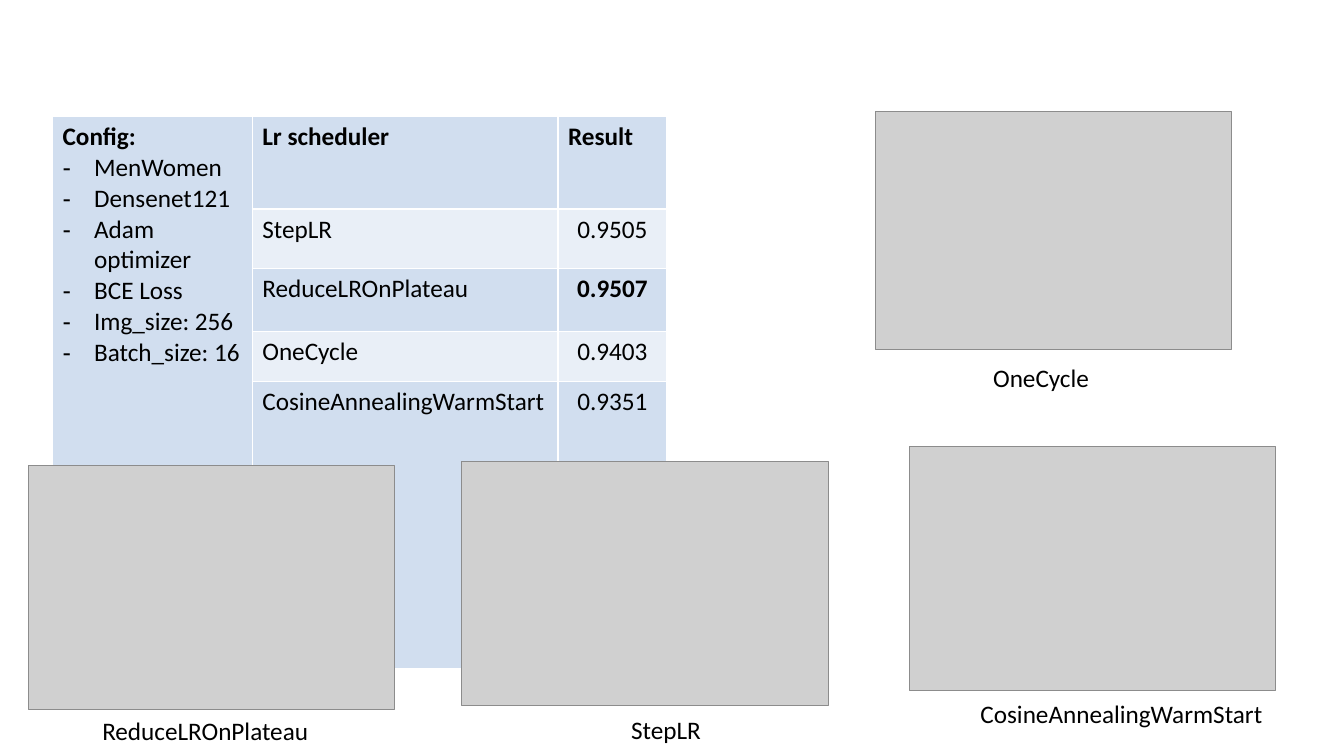
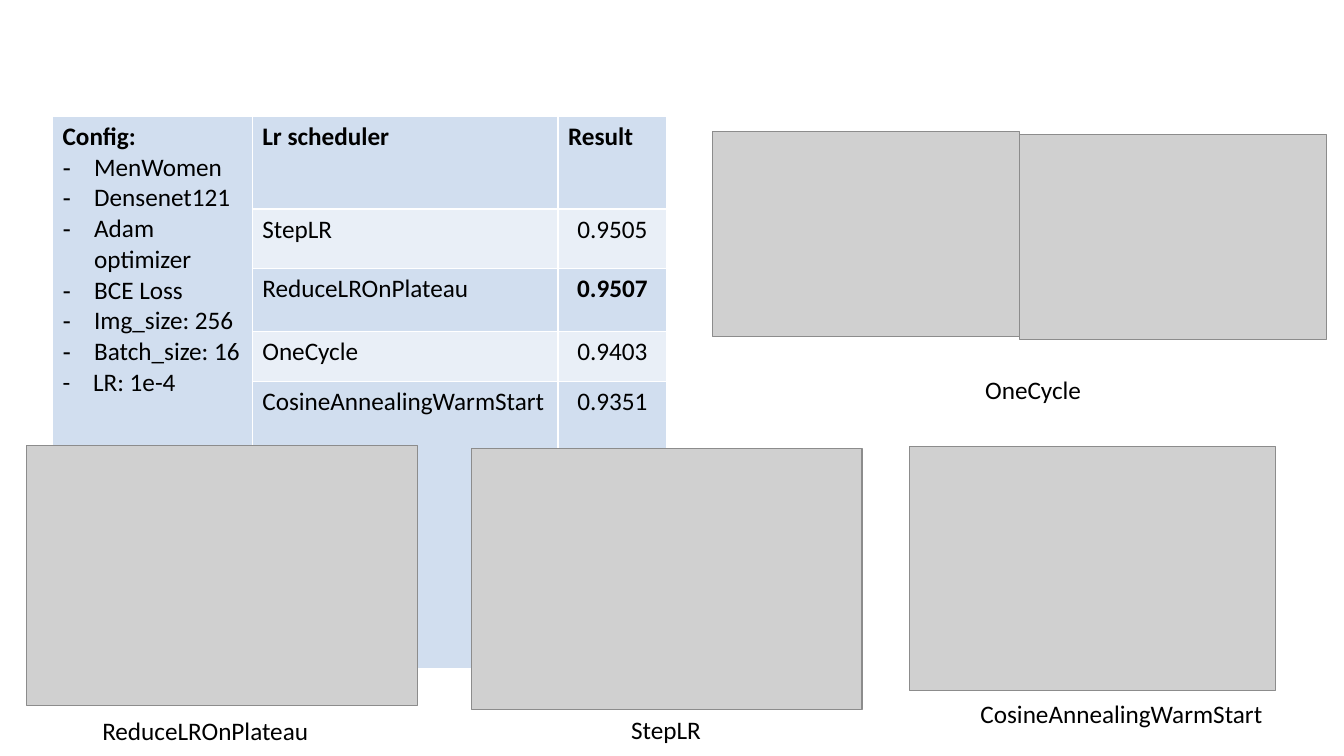
Before and after one commit to huyentls1114/vinbrain-internship, a slide deck: slide 16 of mid_term/mid_term_v2.pptx. Drawn at 1344x756 pixels with LibreOffice and Linux fonts; fonts in the diff are those of the drawing; grey boxes stand for pictures; background and template pictures are left out. Boxes give left, top, right and bottom in pixels: in the first picture for what was removed or moved away, otherwise in the second. Text is boxed around its words. In the diff, an @@ line names an element or a change of style, - is before the commit and + after.

```diff
--- a/mid_term/mid_term_v2.pptx
+++ b/mid_term/mid_term_v2.pptx
@@ table at [52, 116, 666, 444] @@
-row 1, column 1: Config: / MenWomen / Densenet121 / Adam optimizer / BCE Loss / Img_size: 256 / Batch_size: 16
+row 1, column 1: Config: / MenWomen / Densenet121 / Adam optimizer / BCE Loss / Img_size: 256 / Batch_size: 16 / - LR: 1e-4
@@ picture added at [713, 132, 1020, 337] @@
@@ picture: place and size @@
-picture at [875, 112, 1232, 350]
+picture at [1019, 135, 1327, 340]
@@ text "OneCycle": place and size @@
-text "OneCycle" at [993, 369, 1089, 391]
+text "OneCycle" at [985, 381, 1081, 403]
@@ picture: place and size @@
-picture at [28, 465, 394, 709]
+picture at [26, 446, 417, 706]
@@ picture: place and size @@
-picture at [462, 462, 828, 706]
+picture at [472, 449, 863, 709]
```
Also in this commit, not shown: 1 other file.
